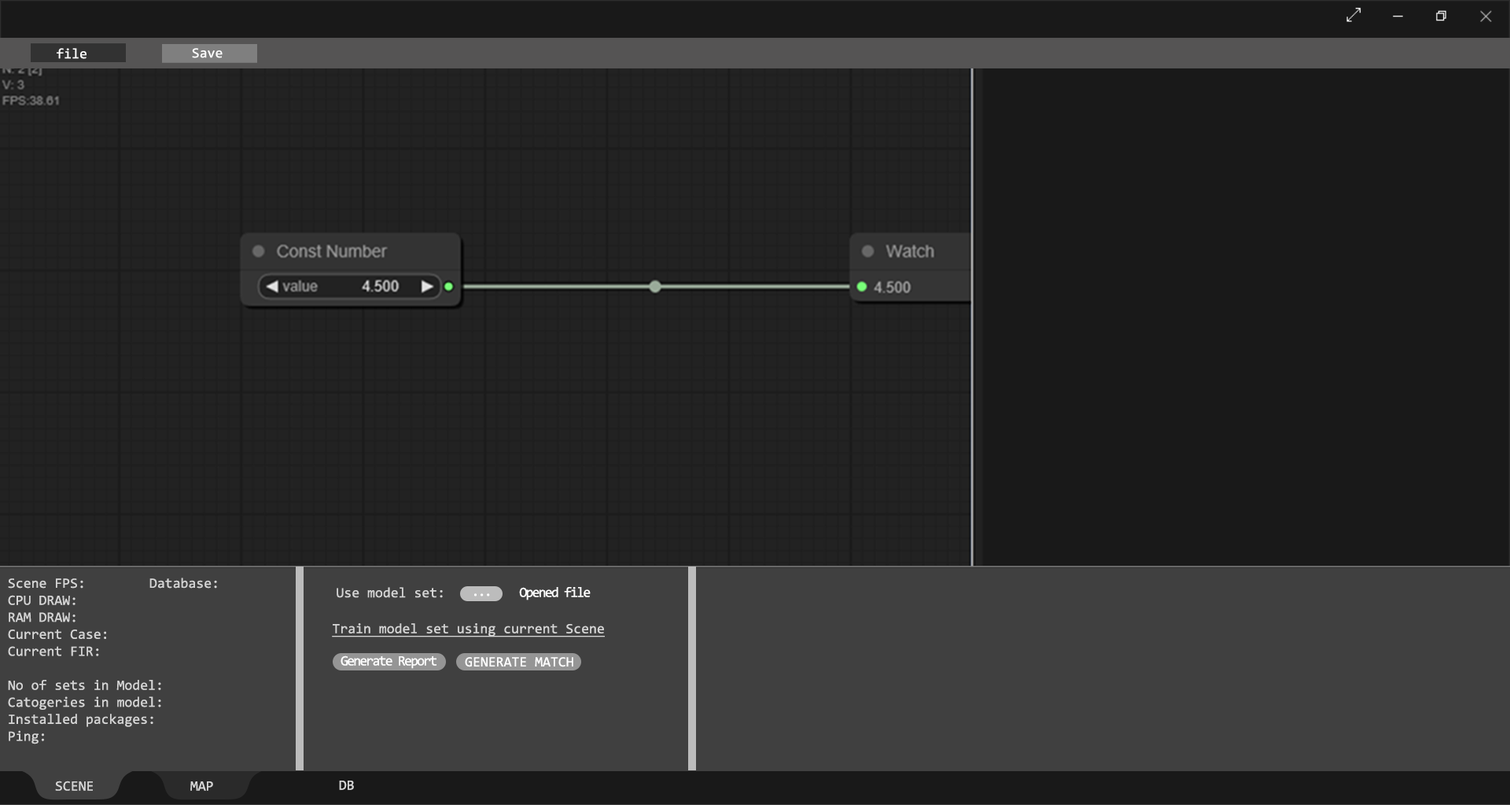
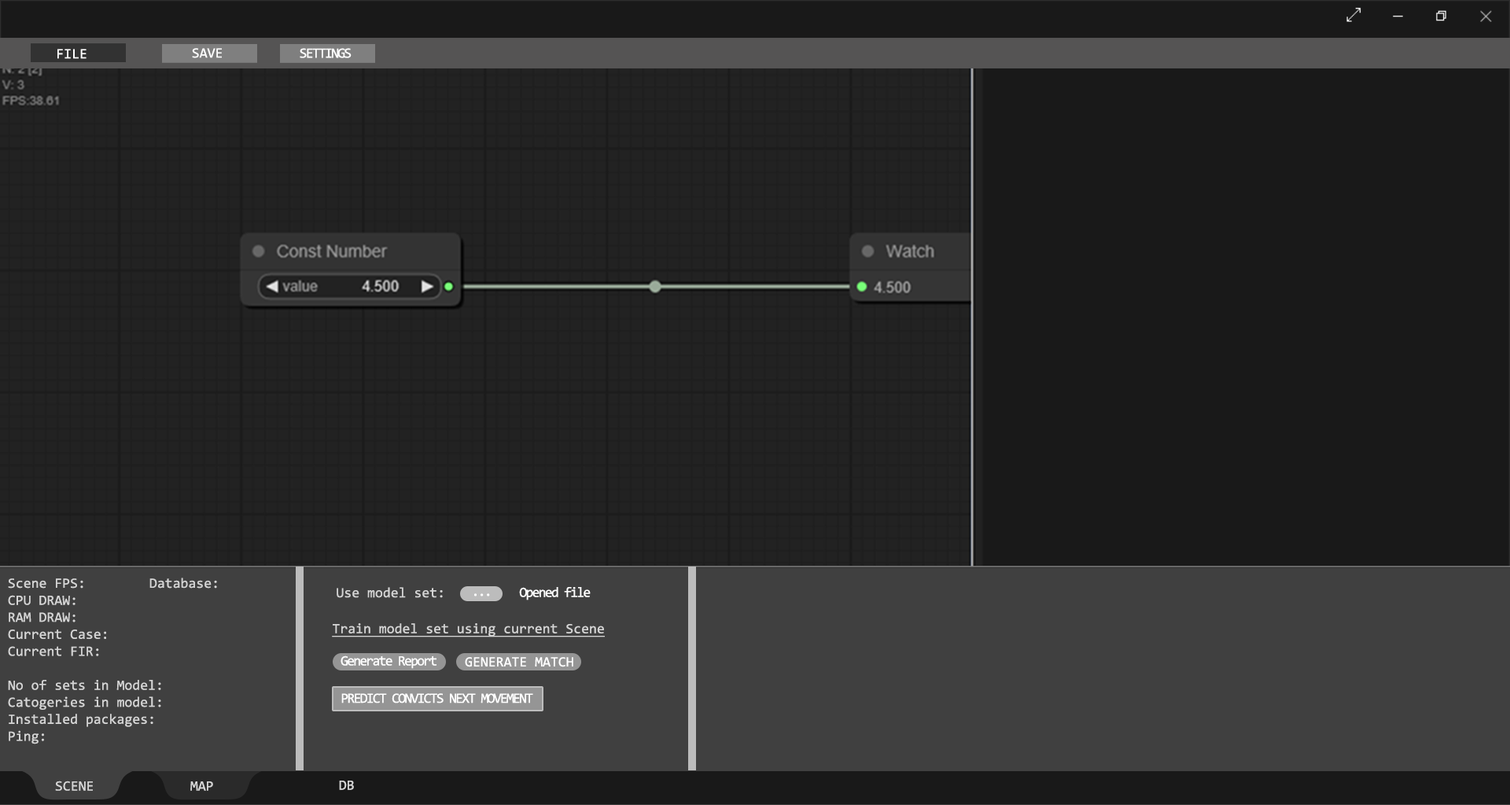
Two versions of the same layered image (1510x805). Layer-by-layer changes:
renamed "Save" to "SAVE", painted on it over box(199, 47, 223, 59)
renamed "file" to "FILE", painted on it over box(56, 47, 87, 59)
added layer "PREDICT CONVICTS NEXT MOVEMENT" in group "menu" over box(341, 693, 534, 704)
added layer "Rounded Rectangle 4" in group "menu" over box(331, 685, 544, 712)
added layer "SETTINGS" in group "menu" over box(299, 47, 352, 59)
added layer "Layer 5 copy" in group "menu" over box(280, 44, 376, 63)
